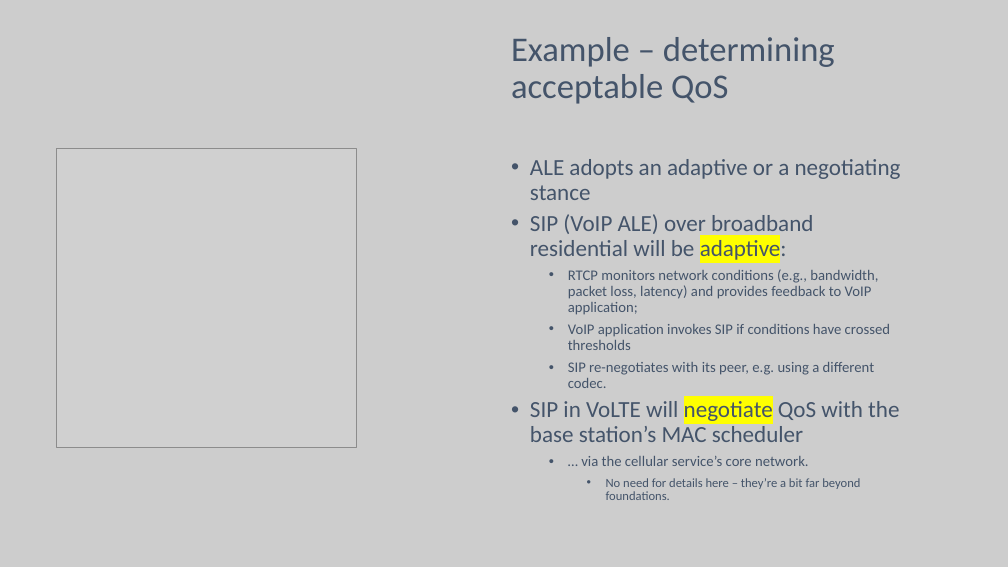
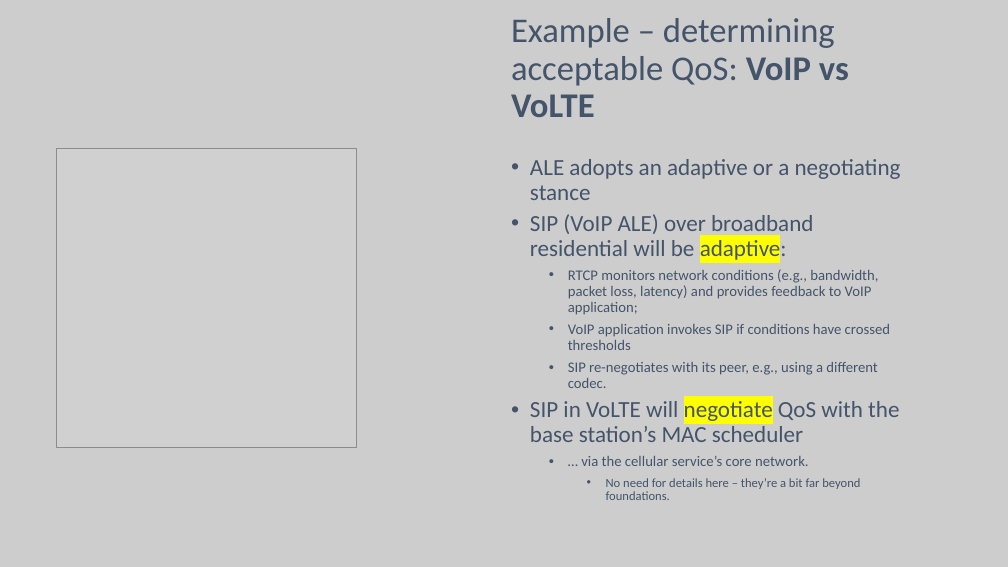
Before and after one commit to lukacassar/hw, a slide deck: slide 60 of CCE2414/1. Networking Foundations.pptx (slide 62 before the commit). Drawn at 1008x567 pixels with LibreOffice and Linux fonts; fonts in the diff are those of the drawing; grey boxes stand for pictures. Boxes give left, top, right and bottom in pixels: in the first picture for what was removed or moved away, otherwise in the second. Text is boxed around its words. In the diff, an @@ line names an element or a change of style, - is before the commit and + after.

```diff
--- a/CCE2414/1. Networking Foundations.pptx
+++ b/CCE2414/1. Networking Foundations.pptx
@@ title at <box>511,18,849,117</box>: text changed @@
-Example – determining acceptable QoS
+Example – determining acceptable QoS: VoIP vs VoLTE
@@ text at <box>568,362,877,388</box>: text changed @@
-  • SIP re-negotiates with its peer, e.g. using a different codec.
+  • SIP re-negotiates with its peer, e.g., using a different codec.
```
Also in this commit, not shown: 10 other slides changed, 5 slides added.
